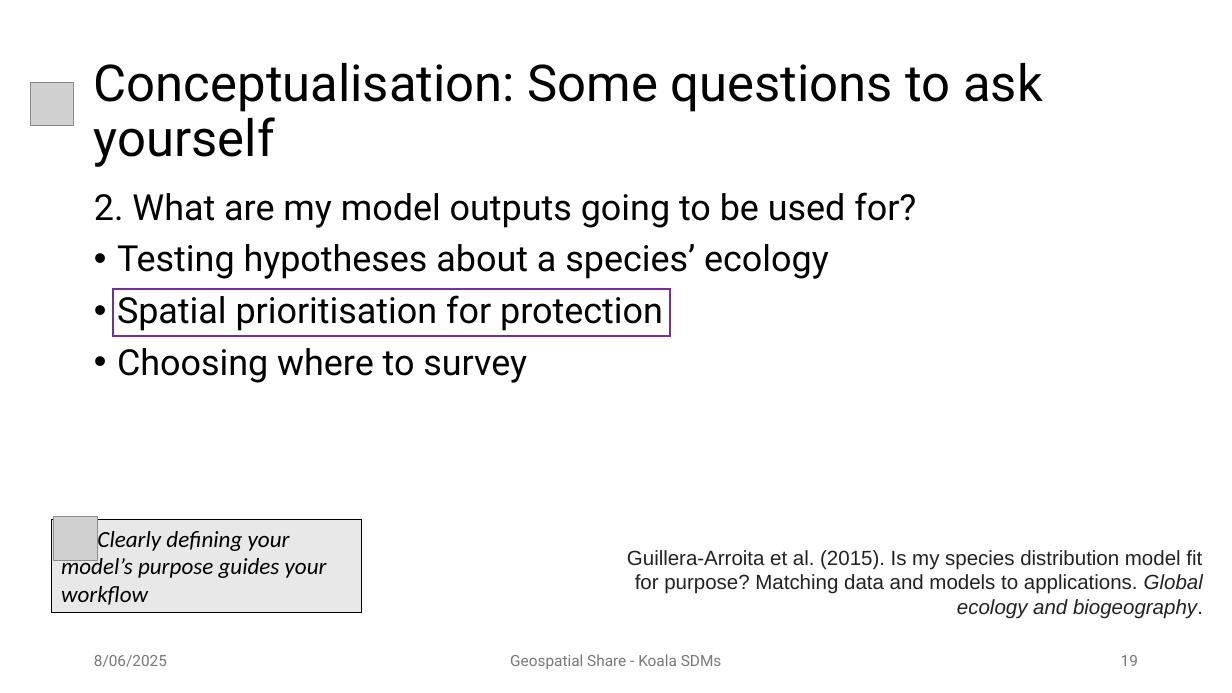
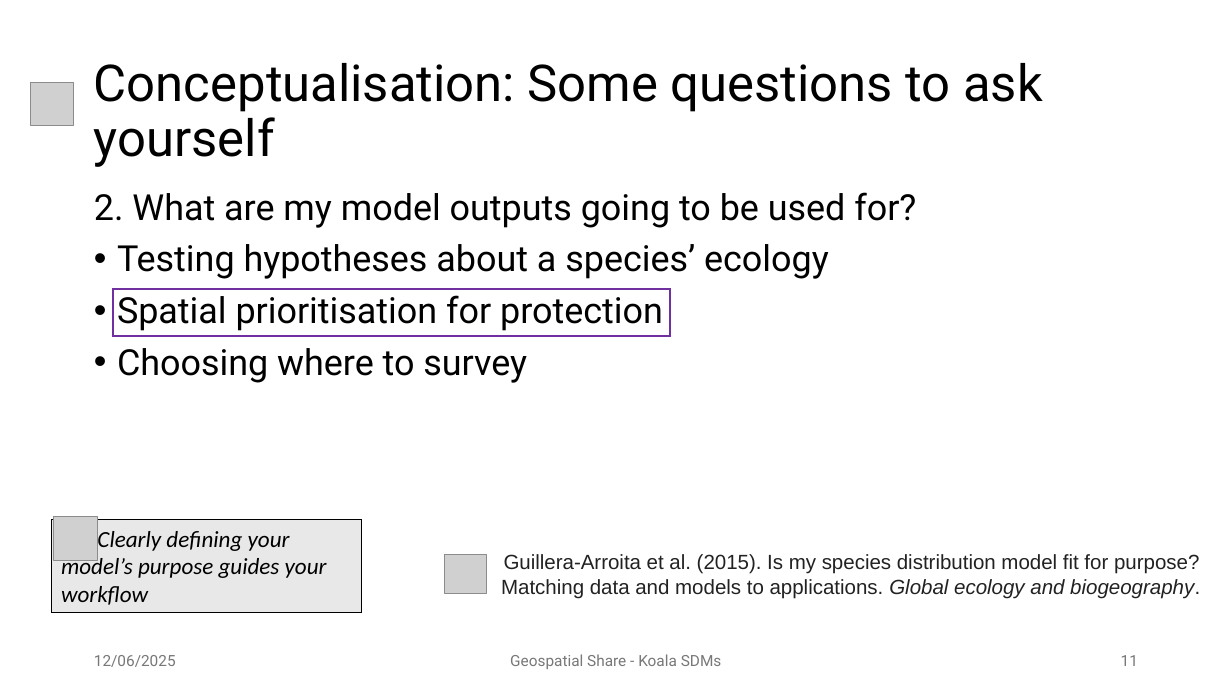
Before and after one commit to patch105/ICCB_koala_sdm, a slide deck: slide 11 of ICCB_koala_sdm_slides.pptx (slide 19 before the commit). Drawn at 1232x693 pixels with LibreOffice and Linux fonts; fonts in the diff are those of the drawing; grey boxes stand for pictures; background and template pictures are left out. Boxes give left, top, right and bottom in pixels: in the first picture for what was removed or moved away, otherwise in the second. Text is boxed around its words. In the diff, an @@ line names an element or a change of style, - is before the commit and + after.

```diff
--- a/ICCB_koala_sdm_slides.pptx
+++ b/ICCB_koala_sdm_slides.pptx
@@ picture added at box(445, 555, 487, 593) @@
@@ text "Guillera‐Arroita et al. (2015). Is ..." rewrapped from box(627, 550, 1203, 619) to box(501, 554, 1200, 599) @@
@@ text at box(94, 655, 176, 667): text changed @@
-8/06/2025
+12/06/2025
@@ page number at box(1121, 655, 1138, 666): text changed @@
-19
+11
```
Also in this commit, not shown: 26 other slides changed, 20 slides removed, 1 other file.
